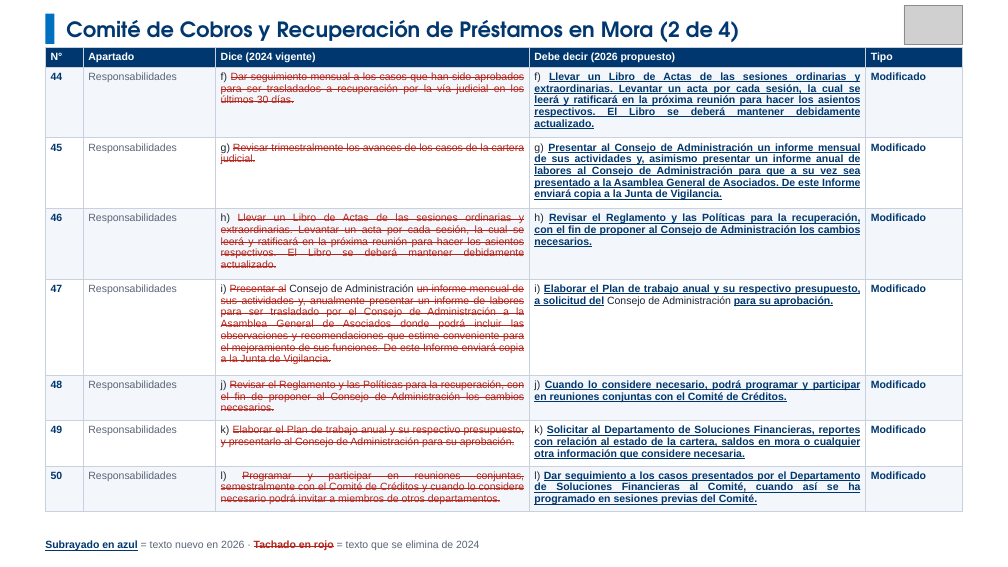
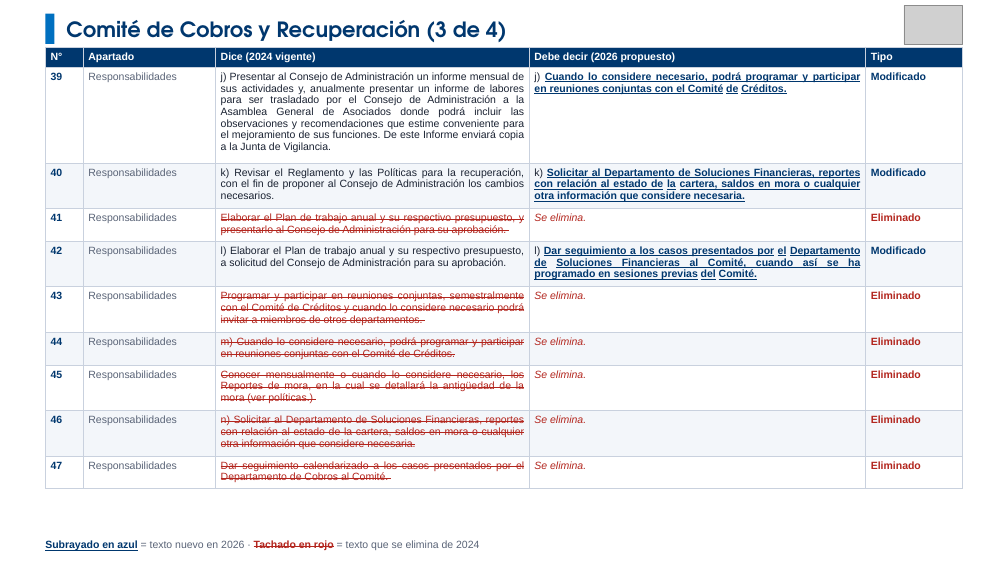
Before and after one commit to menjivar201280/riesgo, a slide deck: slide 24 of comparativo-comite-riesgos/Comparativo_Comite_Riesgos_V03_vs_V04.pptx. Drawn at 1008x567 pixels with LibreOffice and Linux fonts; fonts in the diff are those of the drawing; grey boxes stand for pictures. Boxes give left, top, right and bottom in pixels: in the first picture for what was removed or moved away, otherwise in the second. Text is boxed around its words. In the diff, an @@ line names an element or a change of style, - is before the commit and + after.

```diff
--- a/comparativo-comite-riesgos/Comparativo_Comite_Riesgos_V03_vs_V04.pptx
+++ b/comparativo-comite-riesgos/Comparativo_Comite_Riesgos_V03_vs_V04.pptx
@@ text at [66,20,507,42]: text changed @@
-Comité de Cobros y Recuperación de Préstamos en Mora (2 de 4)
+Comité de Cobros y Recuperación (3 de 4)
@@ table at [45,47,963,489] @@
-row 2: 44 | Responsabilidades | f) Dar seguimiento mensual a los casos que han sido aprobados para ser trasladados a recuperación por la vía judicial en los últimos 30 días. | f) Llevar un Libro de Actas de las sesiones ordinarias y extraordinarias. Levantar un acta por cada sesión, la cual se leerá y ratificará en la próxima reunión para hacer los asientos respectivos. El Libro se deberá mantener debidamente actualizado. | Modificado
-row 3: 45 | Responsabilidades | g) Revisar trimestralmente los avances de los casos de la cartera judicial. | g) Presentar al Consejo de Administración un informe mensual de sus actividades y, asimismo presentar un informe anual de labores al Consejo de Administración para que a su vez sea presentado a la Asamblea General de Asociados. De este Informe enviará copia a la Junta de Vigilancia. | Modificado
-row 4: 46 | Responsabilidades | h) Llevar un Libro de Actas de las sesiones ordinarias y extraordinarias. Levantar un acta por cada sesión, la cual se leerá y ratificará en la próxima reunión para hacer los asientos respectivos. El Libro se deberá mantener debidamente actualizado. | h) Revisar el Reglamento y las Políticas para la recuperación, con el fin de proponer al Consejo de Administración los cambios necesarios. | Modificado
-row 5: 47 | Responsabilidades | i) Presentar al Consejo de Administración un informe mensual de sus actividades y, anualmente presentar un informe de labores para ser trasladado por el Consejo de Administración a la Asamblea General de Asociados donde podrá incluir las observaciones y recomendaciones que estime conveniente para el mejoramiento de sus funciones. De este Informe enviará copia a la Junta de Vigilancia. | i) Elaborar el Plan de trabajo anual y su respectivo presupuesto, a solicitud del Consejo de Administración para su aprobación. | Modificado
-row 6: 48 | Responsabilidades | j) Revisar el Reglamento y las Políticas para la recuperación, con el fin de proponer al Consejo de Administración los cambios necesarios. | j) Cuando lo considere necesario, podrá programar y participar en reuniones conjuntas con el Comité de Créditos. | Modificado
-row 7: 49 | Responsabilidades | k) Elaborar el Plan de trabajo anual y su respectivo presupuesto, y presentarlo al Consejo de Administración para su aprobación. | k) Solicitar al Departamento de Soluciones Financieras, reportes con relación al estado de la cartera, saldos en mora o cualquier otra información que considere necesaria. | Modificado
-row 8: 50 | Responsabilidades | l) Programar y participar en reuniones conjuntas, semestralmente con el Comité de Créditos y cuando lo considere necesario podrá invitar a miembros de otros departamentos. | l) Dar seguimiento a los casos presentados por el Departamento de Soluciones Financieras al Comité, cuando así se ha programado en sesiones previas del Comité. | Modificado
+row 2: 39 | Responsabilidades | j) Presentar al Consejo de Administración un informe mensual de sus actividades y, anualmente presentar un informe de labores para ser trasladado por el Consejo de Administración a la Asamblea General de Asociados donde podrá incluir las observaciones y recomendaciones que estime conveniente para el mejoramiento de sus funciones. De este Informe enviará copia a la Junta de Vigilancia. | j) Cuando lo considere necesario, podrá programar y participar en reuniones conjuntas con el Comité de Créditos. | Modificado
+row 3: 40 | Responsabilidades | k) Revisar el Reglamento y las Políticas para la recuperación, con el fin de proponer al Consejo de Administración los cambios necesarios. | k) Solicitar al Departamento de Soluciones Financieras, reportes con relación al estado de la cartera, saldos en mora o cualquier otra información que considere necesaria. | Modificado
+row 4: 41 | Responsabilidades | Elaborar el Plan de trabajo anual y su respectivo presupuesto, y presentarlo al Consejo de Administración para su aprobación. | Se elimina. | Eliminado
+row 5: 42 | Responsabilidades | l) Elaborar el Plan de trabajo anual y su respectivo presupuesto, a solicitud del Consejo de Administración para su aprobación. | l) Dar seguimiento a los casos presentados por el Departamento de Soluciones Financieras al Comité, cuando así se ha programado en sesiones previas del Comité. | Modificado
+row 6: 43 | Responsabilidades | Programar y participar en reuniones conjuntas, semestralmente con el Comité de Créditos y cuando lo considere necesario podrá invitar a miembros de otros departamentos. | Se elimina. | Eliminado
+row 7: 44 | Responsabilidades | m) Cuando lo considere necesario, podrá programar y participar en reuniones conjuntas con el Comité de Créditos. | Se elimina. | Eliminado
+row 8: 45 | Responsabilidades | Conocer mensualmente o cuando lo considere necesario, los Reportes de mora, en la cual se detallará la antigüedad de la mora (ver políticas.) | Se elimina. | Eliminado
+row 9: 46 | Responsabilidades | n) Solicitar al Departamento de Soluciones Financieras, reportes con relación al estado de la cartera, saldos en mora o cualquier otra información que considere necesaria. | Se elimina. | Eliminado
+row 10: 47 | Responsabilidades | Dar seguimiento calendarizado a los casos presentados por el Departamento de Cobros al Comité. | Se elimina. | Eliminado
```
Also in this commit, not shown: 16 other slides changed, 1 slide added, 8 slides removed.
